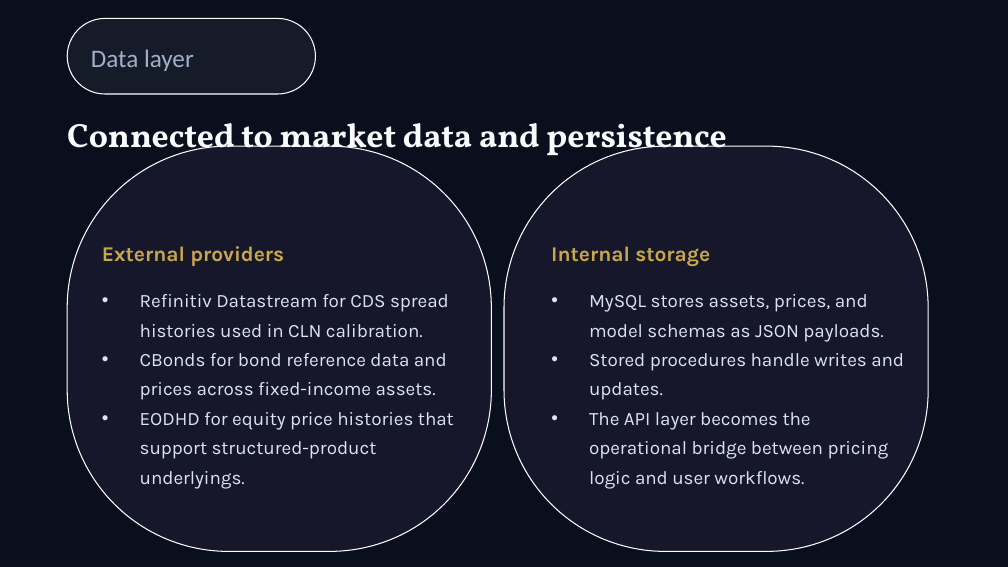
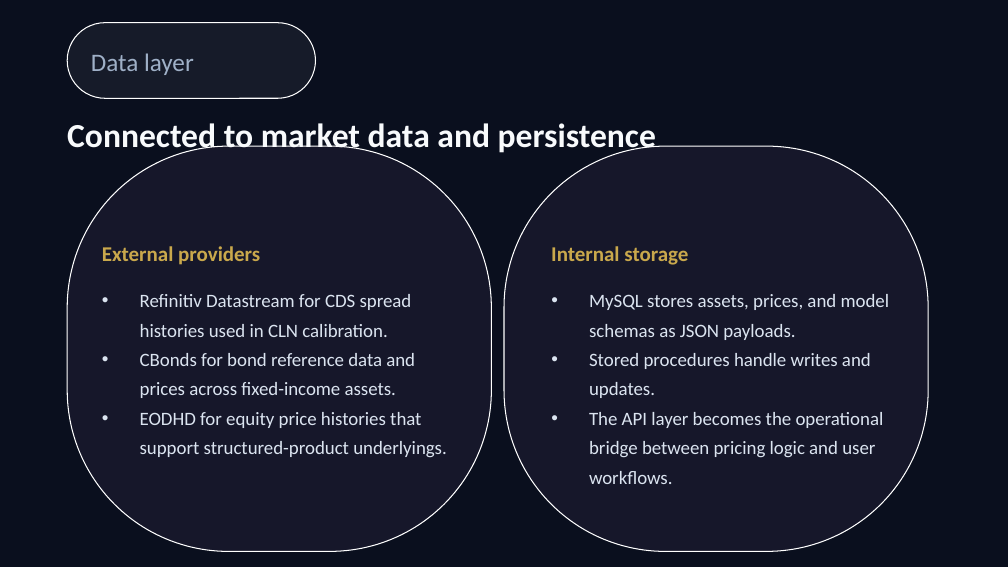
Before and after one commit to LuxSire/QuantyxPricer, a slide deck: slide 5 of docs/QP_overview.pptx. Drawn at 1008x567 pixels with LibreOffice and Linux fonts; fonts in the diff are those of the drawing. Boxes give left, top, right and bottom in pixels: in the first picture for what was removed or moved away, otherwise in the second. Text is boxed around its words. In the diff, an @@ line names an element or a change of style, - is before the commit and + after.

```diff
--- a/docs/QP_overview.pptx
+++ b/docs/QP_overview.pptx
@@ rounded rectangle "Data layer": place and size @@
-rounded rectangle "Data layer" at (68,18,316,94)
+rounded rectangle "Data layer" at (68,23,316,99)
@@ text "Connected to market data and ..." at (67,123,656,156): font Vollkorn to Calibri @@
@@ font Karla to Calibri in 4 elements at (102,246,260,265), (140,294,447,457), (551,246,688,265), (589,294,890,484) @@
```
Also in this commit, not shown: 2 other slides changed, 25 other files.
